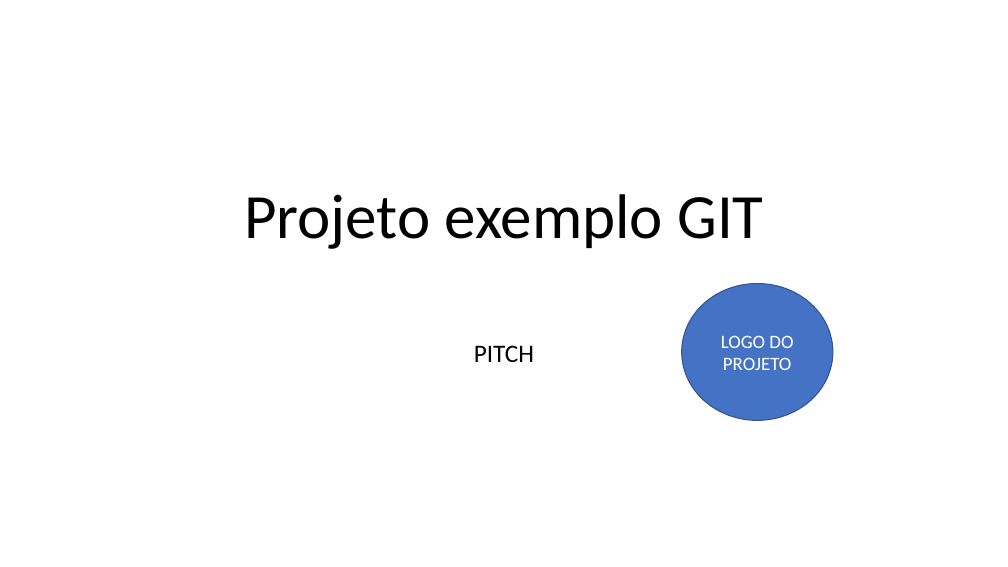
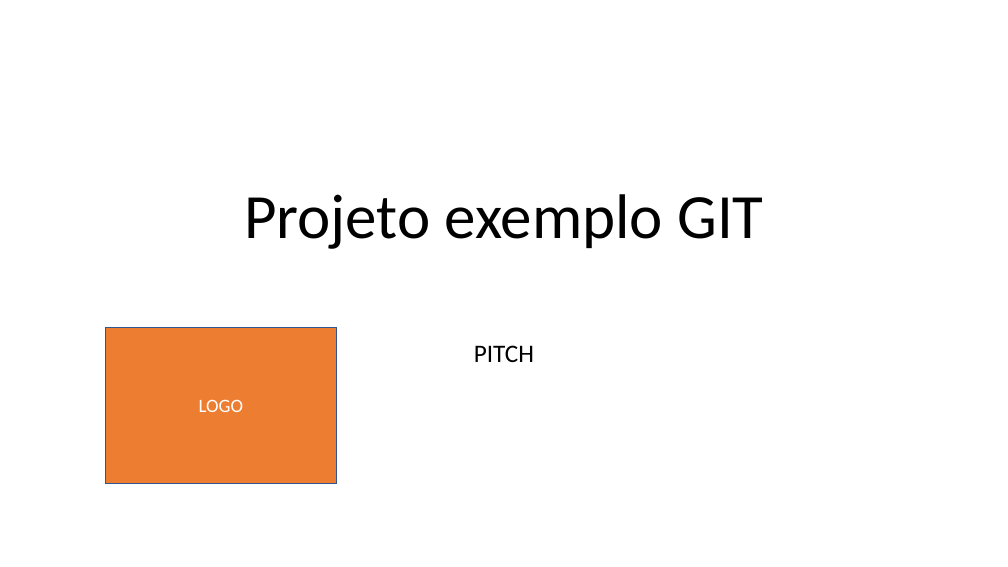
Before and after one commit to RenatoJardimParducci/2TDSPJ-2024-ExemploGit, a slide deck: slide 1 of PastaDocumentos/PITCH.pptx. Drawn at 1008x567 pixels with LibreOffice and Linux fonts; fonts in the diff are those of the drawing. Boxes give left, top, right and bottom in pixels: in the first picture for what was removed or moved away, otherwise in the second. Text is boxed around its words. In the diff, an @@ line names an element or a change of style, - is before the commit and + after.

Commit message:
Correção do Pitch versão final - ajuste do LOGO

```diff
--- a/PastaDocumentos/PITCH.pptx
+++ b/PastaDocumentos/PITCH.pptx
@@ rectangle "LOGO" resized from (x1=682, y1=284, x2=833, y2=420) to (x1=106, y1=327, x2=337, y2=484) @@
@@ rectangle "LOGO" at (x1=106, y1=327, x2=337, y2=484): ellipse to rectangle; fill #4472C4 to #ED7D31 @@
@@ text in rectangle at (x1=199, y1=399, x2=243, y2=412): text changed @@
-LOGO DO PROJETO
+LOGO
```
